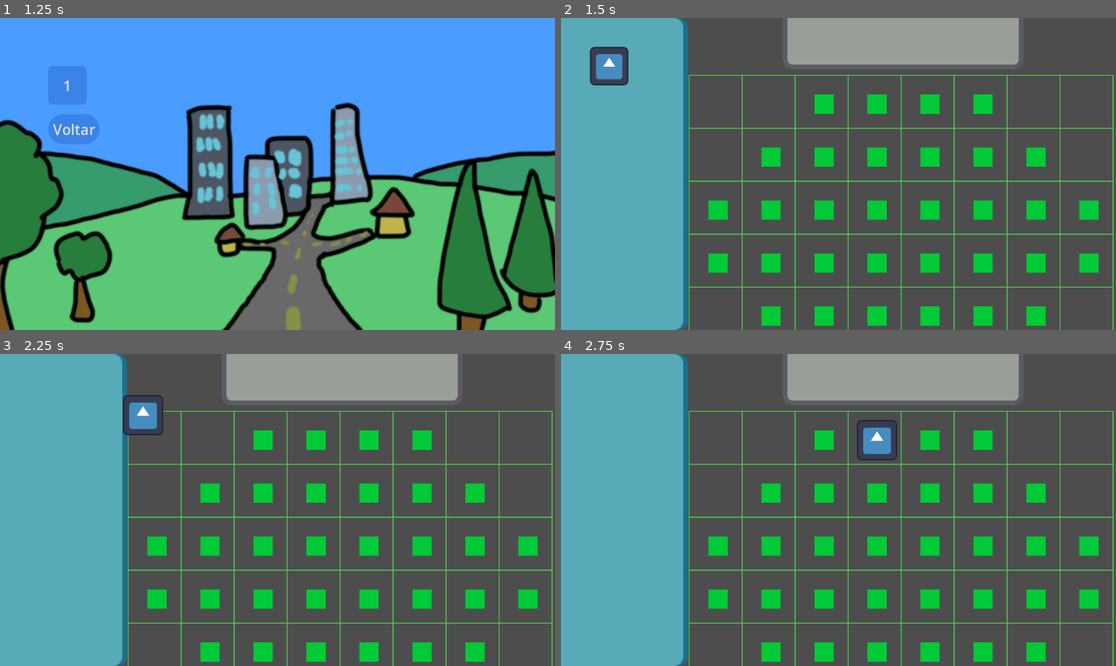
Above: before the commit, frames 1-4 (two rows, left to right).
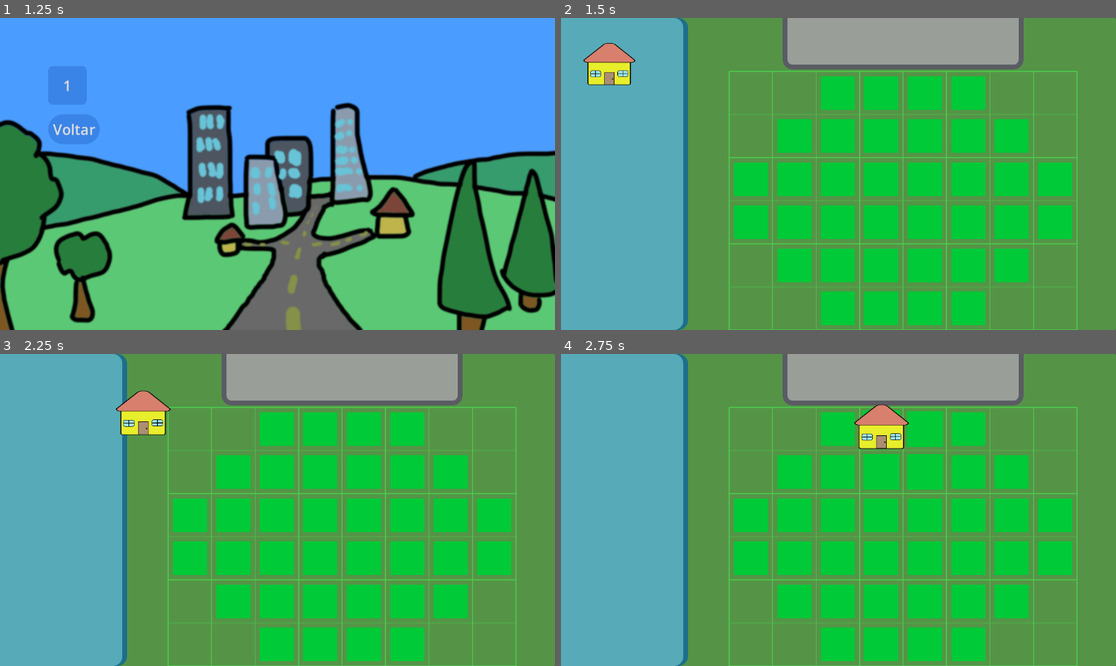
Above: after the commit, the same moments.

Repository: Thales3006/urban-flow
Game: Godot game, scene res://scenes/main_menu.tscn
Two runs of this game, one before a commit and one after it. Both use one fixed random seed, a clock stepped at 60 frames per second and the inputs below. The engine's default icon, where the game draws it, is replaced by a stand-in: a white triangle on a blue panel in a dark square.
Inputs (mouse positions are in pixels of both pictures, inside the frame that each line leads up to):
- Up to frame 1 (1.25 s): click (277, 161) at 0.5 s
- Up to frame 2 (1.5 s): click "1" at 1.25 s
- Up to frame 3 (2.25 s): tap Enter at 2 s; drag from (49, 400) to (333, 441) at 2.02 s
- Up to frame 4 (2.75 s): no input

Frame 1 is identical in both runs. In frame 2, 68% of the frame differs, in the area x 4-100%, y 0-100%; in frame 3, 67%; in frame 4, 67%.

Commit message:
better grid

Diff:
--- /dev/null
+++ b/resources/buildings/house.svg
@@ -0,0 +1,159 @@
+<?xml version="1.0" encoding="UTF-8" standalone="no"?>
+<!-- Created with Inkscape (http://www.inkscape.org/) -->
+
+<svg
+   width="200mm"
+   height="200mm"
+   viewBox="0 0 200 200"
+   version="1.1"
+   id="svg1"
+   inkscape:version="1.4.2 (ebf0e940d0, 2025-05-08)"
+   sodipodi:docname="house.svg"
+   xmlns:inkscape="http://www.inkscape.org/namespaces/inkscape"
+   xmlns:sodipodi="http://sodipodi.sourceforge.net/DTD/sodipodi-0.dtd"
+   xmlns="http://www.w3.org/2000/svg"
+   xmlns:svg="http://www.w3.org/2000/svg">
+  <sodipodi:namedview
+     id="namedview1"
+     pagecolor="#ffffff"
+     bordercolor="#000000"
+     borderopacity="0.25"
+     inkscape:showpageshadow="2"
+     inkscape:pageopacity="0.0"
+     inkscape:pagecheckerboard="0"
+     inkscape:deskcolor="#d1d1d1"
+     inkscape:document-units="px"
+     inkscape:zoom="0.2604753"
+     inkscape:cx="239.94597"
+     inkscape:cy="159.32413"
+     inkscape:window-width="1870"
+     inkscape:window-height="1014"
+     inkscape:window-x="0"
+     inkscape:window-y="0"
+     inkscape:window-maximized="1"
+     inkscape:current-layer="layer1" />
+  <defs
+     id="defs1">
+    <inkscape:path-effect
+       effect="fillet_chamfer"
+       id="path-effect21"
+       is_visible="true"
+       lpeversion="1"
+       nodesatellites_param="F,0,0,1,0,6.3524508,0,1 @ F,0,0,1,0,11.103981,0,1 @ F,0,0,1,0,6.1325686,0,1"
+       radius="0"
+       unit="px"
+       method="auto"
+       mode="F"
+       chamfer_steps="1"
+       flexible="false"
+       use_knot_distance="true"
+       apply_no_radius="true"
+       apply_with_radius="true"
+       only_selected="false"
+       hide_knots="false" />
+    <linearGradient
+       id="swatch21"
+       inkscape:swatch="solid">
+      <stop
+         style="stop-color:#000000;stop-opacity:1;"
+         offset="0"
+         id="stop21" />
+    </linearGradient>
+    <inkscape:path-effect
+       effect="fillet_chamfer"
+       id="path-effect2"
+       is_visible="true"
+       lpeversion="1"
+       nodesatellites_param="F,0,0,1,0,0,0,1 @ F,0,0,1,0,0,0,1 @ F,0,0,1,0,0,0,1 @ F,0,0,1,0,0,0,1"
+       radius="0"
+       unit="px"
+       method="auto"
+       mode="F"
+       chamfer_steps="1"
+       flexible="false"
+       use_knot_distance="true"
+       apply_no_radius="true"
+       apply_with_radius="true"
+       only_selected="false"
+       hide_knots="false" />
+  </defs>
+  <g
+     inkscape:label="Layer 1"
+     inkscape:groupmode="layer"
+     id="layer1">
+    <rect
+       style="fill:#e8ee2b;fill-opacity:1;stroke:#000000;stroke-width:1.755;stroke-dasharray:none;stroke-opacity:1"
+       id="rect1"
+       width="101.87862"
+       height="65.656311"
+       x="49.07822"
+       y="97.870049"
+       ry="3.9013464" />
+    <path
+       sodipodi:type="star"
+       style="fill:#d87f6d;fill-opacity:1;stroke:#000000;stroke-width:1.00012;stroke-opacity:1"
+       id="path4"
+       inkscape:flatsided="true"
+       sodipodi:sides="3"
+       sodipodi:cx="28.371222"
+       sodipodi:cy="138.98306"
+       sodipodi:r1="31.047562"
+       sodipodi:r2="15.52378"
+       sodipodi:arg1="2.6210118"
+       sodipodi:arg2="3.6682094"
+       inkscape:rounded="0"
+       inkscape:randomized="0"
+       d="m 4.629331,148.93385 18.254603,-31.39868 a 6.4108864,6.4108864 0.17291419 0 1 11.10393,0.0335 l 18.17412,31.69905 a 3.5406401,3.5406401 120.17291 0 1 -3.082298,5.30168 L 7.7889393,154.4448 A 3.6675892,3.6675892 60.172914 0 1 4.629331,148.93385 Z"
+       inkscape:transform-center-x="0.11802453"
+       inkscape:transform-center-y="-9.0752921"
+       transform="matrix(2.5192161,0,0,1.1753606,28.974746,-73.271625)"
+       inkscape:path-effect="#path-effect21" />
+    <rect
+       style="fill:#ac8e73;fill-opacity:1;stroke-width:1.00012;stroke:#000000;stroke-opacity:1"
+       id="rect4"
+       width="22.98428"
+       height="29.807739"
+       x="89.064087"
+       y="133.237" />
+    <rect
+       style="fill:#9ce5ec;fill-opacity:1;stroke-width:1.00012;stroke:#000000;stroke-opacity:1"
+       id="rect5"
+       width="24.779926"
+       height="14.724305"
+       x="120.4571"
+       y="128.67986"
+       ry="4.1299877" />
+    <path
+       style="fill:#9ce5ec;fill-opacity:1;stroke:#000000;stroke-width:1.18824374;stroke-linecap:round;stroke-dasharray:none;stroke-dashoffset:0;stroke-opacity:1;paint-order:normal"
+       d="m 132.91055,128.38875 v 15.08344 z"
+       id="path23" />
+    <path
+       style="fill:#9ce5ec;fill-opacity:1;stroke:#000000;stroke-width:1.18824374;stroke-linecap:round;stroke-dasharray:none;stroke-dashoffset:0;stroke-opacity:1;paint-order:normal"
+       d="m 120.53573,135.98537 c 11.78021,-0.16674 17.52217,-0.10961 24.61652,-0.10269 z"
+       id="path23-7"
+       sodipodi:nodetypes="ccc" />
+    <rect
+       style="fill:#9ce5ec;fill-opacity:1;stroke:#000000;stroke-width:1.00012;stroke-opacity:1"
+       id="rect5-4"
+       width="24.779926"
+       height="14.724305"
+       x="54.986595"
+       y="129.30959"
+       ry="4.1299877" />
+    <path
+       style="fill:#9ce5ec;fill-opacity:1;stroke:#000000;stroke-width:1.18824374;stroke-linecap:round;stroke-dasharray:none;stroke-dashoffset:0;stroke-opacity:1;paint-order:normal"
+       d="m 67.440053,129.01848 v 15.08344 z"
+       id="path23-74" />
+    <path
+       style="fill:#9ce5ec;fill-opacity:1;stroke:#000000;stroke-width:1.18824374;stroke-linecap:round;stroke-dasharray:none;stroke-dashoffset:0;stroke-opacity:1;paint-order:normal"
+       d="m 55.065233,136.6151 c 11.78021,-0.16674 17.52217,-0.10961 24.61652,-0.10269 z"
+       id="path23-7-4"
+       sodipodi:nodetypes="ccc" />
+    <circle
+       style="fill:#ffd42a;fill-opacity:1;stroke:#000000;stroke-width:1.18824;stroke-linecap:round;stroke-dasharray:none;stroke-dashoffset:0;stroke-opacity:1;paint-order:normal"
+       id="path24"
+       cx="108.09795"
+       cy="149.21826"
+       r="1.2569529" />
+  </g>
+</svg>
--- a/scenes/level_scene/building.gd
+++ b/scenes/level_scene/building.gd
@@ -15,7 +15,18 @@
 	return new_building
 
 func _ready() -> void:
-	area2D = $Area2D
+	area2D = $Content/Area2D
+	var grid = get_tree().get_first_node_in_group("Grid")
+	if grid:
+		grid.connect("resized", Callable(self, "_on_resize"))
+
+func on_resize(cell_size: Vector2):
+	var base_size = $Content/Area2D/CollisionShape2D.shape.size
+	var scale_factor = min(
+		cell_size.x / base_size.x,
+		cell_size.y / base_size.y
+	)
+	scale = Vector2(scale_factor, scale_factor)
 
 func _process(_delta: float) -> void:
 	pass
@@ -60,10 +71,12 @@
 	return closest_cell
 
 func _on_area_2d_body_entered(body) -> void:
-	get_tree().create_tween().tween_property(body, "scale", Vector2(1.05,1.1), 0.2).set_ease(Tween.EASE_OUT)
+	var cell = body.get_parent()
+	get_tree().create_tween().tween_property(cell, "scale", Vector2(1.1,1.1), 0.2).set_ease(Tween.EASE_OUT)
 
 func _on_area_2d_body_exited(body) -> void:
-	get_tree().create_tween().tween_property(body, "scale", Vector2(1,1), 0.2).set_ease(Tween.EASE_OUT)
+	var cell = body.get_parent()
+	get_tree().create_tween().tween_property(cell, "scale", Vector2(1,1), 0.2).set_ease(Tween.EASE_OUT)
 
 func _on_area_2d_mouse_entered() -> void:
 	if not global.is_dragging:
--- a/scenes/level_scene/building.tscn
+++ b/scenes/level_scene/building.tscn
@@ -1,7 +1,7 @@
 [gd_scene load_steps=4 format=3 uid="uid://beqaxe1jj2r4m"]
 
 [ext_resource type="Script" uid="uid://b6gc8q1a2dt1l" path="res://scenes/level_scene/building.gd" id="1_rc8dk"]
-[ext_resource type="Texture2D" uid="uid://dd6tqsywkpi5w" path="res://resources/icons/icon.svg" id="2_2jaqi"]
+[ext_resource type="Texture2D" uid="uid://o3c3bo61e2xj" path="res://resources/buildings/house.svg" id="2_rc8dk"]
 
 [sub_resource type="RectangleShape2D" id="RectangleShape2D_uvy8r"]
 size = Vector2(123, 120.5)
@@ -9,17 +9,20 @@
 [node name="Building" type="Node2D"]
 script = ExtResource("1_rc8dk")
 
-[node name="Sprite2D" type="Sprite2D" parent="."]
-scale = Vector2(0.6238607, 0.6227105)
-texture = ExtResource("2_2jaqi")
+[node name="Content" type="Node2D" parent="."]
 
-[node name="Area2D" type="Area2D" parent="."]
+[node name="Sprite2D" type="Sprite2D" parent="Content"]
+position = Vector2(0, -15)
+scale = Vector2(0.22860892, 0.2233654)
+texture = ExtResource("2_rc8dk")
 
-[node name="CollisionShape2D" type="CollisionShape2D" parent="Area2D"]
+[node name="Area2D" type="Area2D" parent="Content"]
+
+[node name="CollisionShape2D" type="CollisionShape2D" parent="Content/Area2D"]
 scale = Vector2(0.6380408, 0.6380408)
 shape = SubResource("RectangleShape2D_uvy8r")
 
-[connection signal="body_entered" from="Area2D" to="." method="_on_area_2d_body_entered"]
-[connection signal="body_exited" from="Area2D" to="." method="_on_area_2d_body_exited"]
-[connection signal="mouse_entered" from="Area2D" to="." method="_on_area_2d_mouse_entered"]
-[connection signal="mouse_exited" from="Area2D" to="." method="_on_area_2d_mouse_exited"]
+[connection signal="body_entered" from="Content/Area2D" to="." method="_on_area_2d_body_entered"]
+[connection signal="body_exited" from="Content/Area2D" to="." method="_on_area_2d_body_exited"]
+[connection signal="mouse_entered" from="Content/Area2D" to="." method="_on_area_2d_mouse_entered"]
+[connection signal="mouse_exited" from="Content/Area2D" to="." method="_on_area_2d_mouse_exited"]
--- a/scenes/level_scene/cell.gd
+++ b/scenes/level_scene/cell.gd
@@ -1,4 +1,4 @@
-extends StaticBody2D
+extends Node2D
 class_name Cell
 
 const cell = preload("res://scenes/level_scene/cell.tscn")
@@ -10,10 +10,12 @@
 func _process(_delta: float) -> void:
 	pass
 
-static func create(pos: Vector2) -> Cell:
+static func create(pos: Vector2, size: Vector2) -> Cell:
 	var new_cell: Cell = cell.instantiate()
 	new_cell.position = pos
+	new_cell.get_node("Content").scale = size / new_cell.get_size()
+
 	return new_cell
 
 func get_size() -> Vector2:
-	return $CollisionShape2D.shape.size
+	return $Content/CollisionShape2D.shape.size
--- a/scenes/level_scene/cell.tscn
+++ b/scenes/level_scene/cell.tscn
@@ -5,13 +5,15 @@
 [sub_resource type="RectangleShape2D" id="RectangleShape2D_6ngbm"]
 size = Vector2(40, 40)
 
-[node name="Cell" type="StaticBody2D" groups=["dropable"]]
+[node name="Cell" type="Node2D"]
 script = ExtResource("1_yngal")
 
-[node name="CollisionShape2D" type="CollisionShape2D" parent="."]
+[node name="Content" type="StaticBody2D" parent="." groups=["dropable"]]
+
+[node name="CollisionShape2D" type="CollisionShape2D" parent="Content"]
 shape = SubResource("RectangleShape2D_6ngbm")
 
-[node name="ColorRect" type="ColorRect" parent="."]
+[node name="ColorRect" type="ColorRect" parent="Content"]
 offset_left = -20.0
 offset_top = -20.0
 offset_right = 20.0
--- a/scenes/level_scene/grid.gd
+++ b/scenes/level_scene/grid.gd
@@ -1,14 +1,36 @@
-extends Node2D
+extends Area2D
 
-var cell_size: int = 100
-const inset: int = 10
+const inset: int = 20
 var main_scene: Control
 var level: LevelData
 var cell_instances = []
 
+signal resized(cell_size: Vector2)
+
 func _ready() -> void:
 	level = global.level
 	create_cells()
+	get_parent().connect("resized", Callable(self, "on_resize"))
+
+func on_resize():
+	update_scale()
+	center_in_parent()
+
+func update_scale():
+	var parent = get_parent()
+	var base_size: Vector2 = $CollisionShape2D.shape.size
+	var scale_factor = min(
+		parent.size.x / base_size.x,
+		parent.size.y / base_size.y
+	)
+	scale = Vector2(scale_factor, scale_factor)
+
+func center_in_parent():
+	var parent = get_parent()
+	var parent_size: Vector2
+	parent_size = parent.size
+	var base_size: Vector2 = $CollisionShape2D.shape.size * scale
+	position = parent_size * 0.5 - base_size * 0.5
 
 func _draw():
 	if not level:
@@ -16,14 +38,16 @@
 	draw_grid_lines()
 
 func draw_grid_lines():
+	var cell_size = $CollisionShape2D.shape.size / Vector2(level.grid_width,level.grid_height)
+
 	for x in range(level.grid_width + 1):
-		var start = Vector2(x * (cell_size + inset) - 50, -50)
-		var end = Vector2(x * (cell_size + inset)- 50, level.grid_height * (cell_size + inset)-50)
+		var start = Vector2(x, 0) * cell_size
+		var end = Vector2(x, level.grid_height) * cell_size
 		draw_line(start, end, Color(0.3, 0.8, 0.3, 1), 2.0)
 
 	for y in range(level.grid_height + 1):
-		var start = Vector2(0- 50, y * (cell_size + inset)- 50)
-		var end = Vector2(level.grid_width * (cell_size + inset)- 50, y * (cell_size + inset)-50)
+		var start = Vector2(0, y) * cell_size
+		var end = Vector2(level.grid_width, y)* cell_size
 		draw_line(start, end, Color(0.3, 0.8, 0.3, 1), 2.0)
 
 func create_cells():
@@ -31,19 +55,21 @@
 		cell.queue_free()
 	cell_instances.clear()
 
+	var cell_size = $CollisionShape2D.shape.size / Vector2(level.grid_width,level.grid_height) - Vector2(inset,inset)
+
 	for y in range(level.grid_height):
 		for x in range(level.grid_width):
 			var index = y * level.grid_width + x
 			var cell_type = level.grid_layout[index]
 
-			var pos = Vector2(inset+x * (cell_size + inset), inset+y * (cell_size + inset))
+			var pos = Vector2(x, y) * (cell_size  + Vector2(inset,inset)) + cell_size/2 + Vector2(inset,inset)/2
 
 			match cell_type:
 				LevelData.CellType.EMPTY:
-					var cell_instance = Cell.create(pos)
+					var cell_instance = Cell.create(pos,cell_size)
 					add_child(cell_instance)
 					cell_instances.append(cell_instance)
 				LevelData.CellType.FILLED:
-					var cell_instance = Cell.create(pos)
+					var cell_instance = Cell.create(pos,cell_size)
 					add_child(cell_instance)
 					cell_instances.append(cell_instance)
--- /dev/null
+++ b/scenes/level_scene/grid.tscn
@@ -0,0 +1,14 @@
+[gd_scene load_steps=3 format=3 uid="uid://dps43m0ugt0av"]
+
+[ext_resource type="Script" uid="uid://5bd777agpxud" path="res://scenes/level_scene/grid.gd" id="1_np0kd"]
+
+[sub_resource type="RectangleShape2D" id="RectangleShape2D_np0kd"]
+size = Vector2(753, 560)
+
+[node name="Area2D" type="Area2D"]
+script = ExtResource("1_np0kd")
+
+[node name="CollisionShape2D" type="CollisionShape2D" parent="."]
+position = Vector2(376.5, 280)
+shape = SubResource("RectangleShape2D_np0kd")
+disabled = true
--- a/scenes/level_scene/level.tscn
+++ b/scenes/level_scene/level.tscn
@@ -1,7 +1,19 @@
-[gd_scene load_steps=5 format=3 uid="uid://b304p5vhgs1gb"]
+[gd_scene load_steps=6 format=3 uid="uid://b304p5vhgs1gb"]
 
 [ext_resource type="Script" uid="uid://cnt2rf14173pp" path="res://scenes/level_scene/level.gd" id="1_3dm31"]
-[ext_resource type="Script" uid="uid://5bd777agpxud" path="res://scenes/level_scene/grid.gd" id="2_ojrb8"]
+[ext_resource type="PackedScene" uid="uid://dps43m0ugt0av" path="res://scenes/level_scene/grid.tscn" id="2_3dm31"]
+
+[sub_resource type="StyleBoxFlat" id="StyleBoxFlat_ojrb8"]
+content_margin_left = 0.0
+content_margin_top = 0.0
+content_margin_right = 0.0
+content_margin_bottom = 0.0
+bg_color = Color(0.35650402, 0.7682506, 0.26335105, 0.6)
+corner_radius_top_left = 3
+corner_radius_top_right = 3
+corner_radius_bottom_right = 3
+corner_radius_bottom_left = 3
+corner_detail = 5
 
 [sub_resource type="StyleBoxFlat" id="StyleBoxFlat_7u6i3"]
 content_margin_left = 20.0
@@ -37,6 +49,15 @@
 mouse_filter = 2
 script = ExtResource("1_3dm31")
 
+[node name="Panel" type="Panel" parent="."]
+layout_mode = 1
+anchors_preset = 15
+anchor_right = 1.0
+anchor_bottom = 1.0
+grow_horizontal = 2
+grow_vertical = 2
+theme_override_styles/panel = SubResource("StyleBoxFlat_ojrb8")
+
 [node name="HBoxContainer" type="HBoxContainer" parent="."]
 layout_mode = 1
 anchors_preset = 15
@@ -69,6 +90,4 @@
 layout_mode = 2
 size_flags_vertical = 3
 
-[node name="Grid" type="Node2D" parent="HBoxContainer/VBoxContainer/CenterContainer"]
-position = Vector2(48, 58)
-script = ExtResource("2_ojrb8")
+[node name="Grid" parent="HBoxContainer/VBoxContainer/CenterContainer" instance=ExtResource("2_3dm31")]
Not shown, added: resources/buildings/house.svg.import
